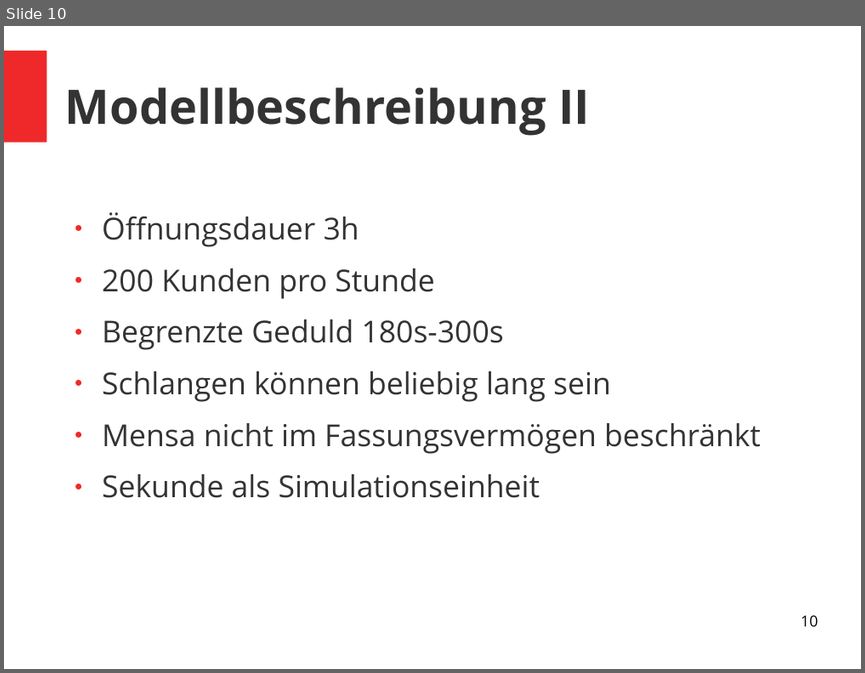
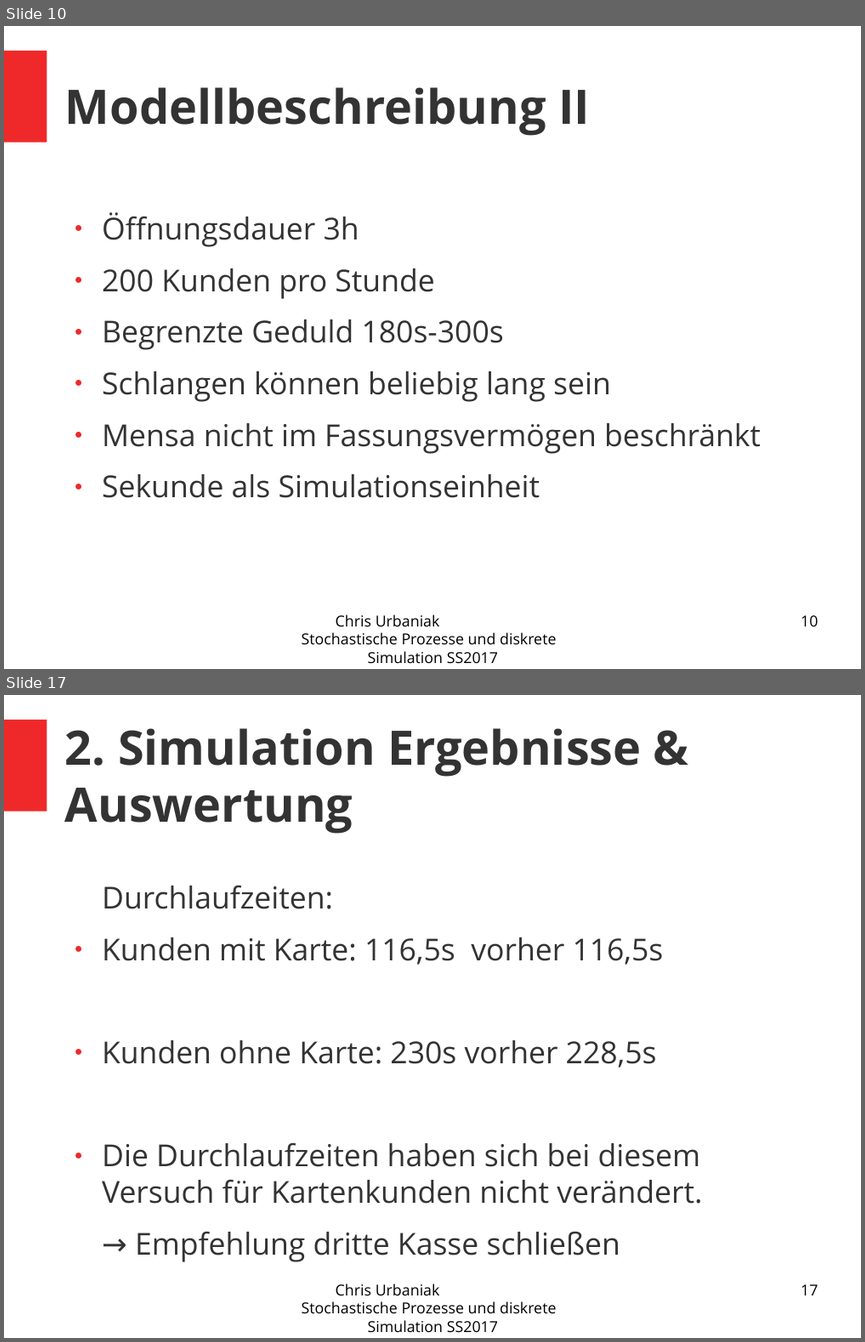
Before and after one commit to nouiteesator/seminar, a slide deck: Präsi.odp. Shown one above the other, each under a label of ours: slide 10 before the commit, slides 10 and 17 after it; the slides between them are not shown. The pictures are 865x673 and 865x1342 pixels, drawn with LibreOffice and Linux fonts; fonts in the diff are those of the drawing. Boxes give left, top, right and bottom in pixels: in the first picture for what was removed or moved away, otherwise in the second. Text is boxed around its words. In the diff, an @@ line names an element or a change of style, - is before the commit and + after.

```diff
--- a/Präsi.odp
+++ b/Präsi.odp
@@ slide 17 added at <box>4,695,861,1338</box>, background #FFFFFF; not listed: 1 template element that a slide beside it also shows @@
@@ title added at <box>65,728,641,834</box>, 44 pt, text #333333, bold @@
+2. Simulation Ergebnisse & Auswertung
@@ text added at <box>102,885,702,1262</box>, 28 pt, text #333333 @@
+Durchlaufzeiten:
+● Kunden mit Karte: 116,5s vorher 116,5s
+● Kunden ohne Karte: 230s vorher 228,5s
+● Die Durchlaufzeiten haben sich bei diesem Versuch für Kartenkunden nicht verändert.
+→ Empfehlung dritte Kasse schließen
@@ text added at <box>302,1283,556,1332</box>, 14 pt, text #000000 @@
+Chris Urbaniak Stochastische Prozesse und diskrete Simulation SS2017
@@ page number added at <box>800,1284,817,1295</box>, 14 pt, text #000000 @@
+17
@@ slide 10 changed as well @@
@@ text added at <box>302,614,556,663</box>, 14 pt, text #000000 @@
+Chris Urbaniak Stochastische Prozesse und diskrete Simulation SS2017
```
Also in this commit, not shown: 8 other slides changed, 14 other slides added, 1 slide removed, 3 other files.
